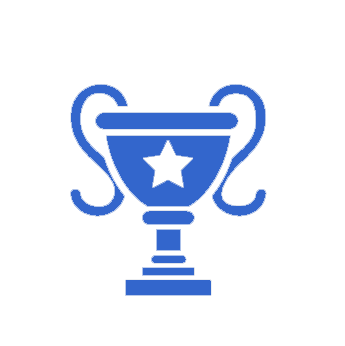
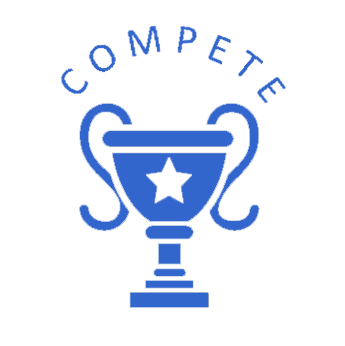
Layer changes from the first w=345, h=346 image to the second:
added layer "Layer 2" above "Layer 1" over [61,25,286,104]
painted on "Layer 1" over [70,84,267,308]
